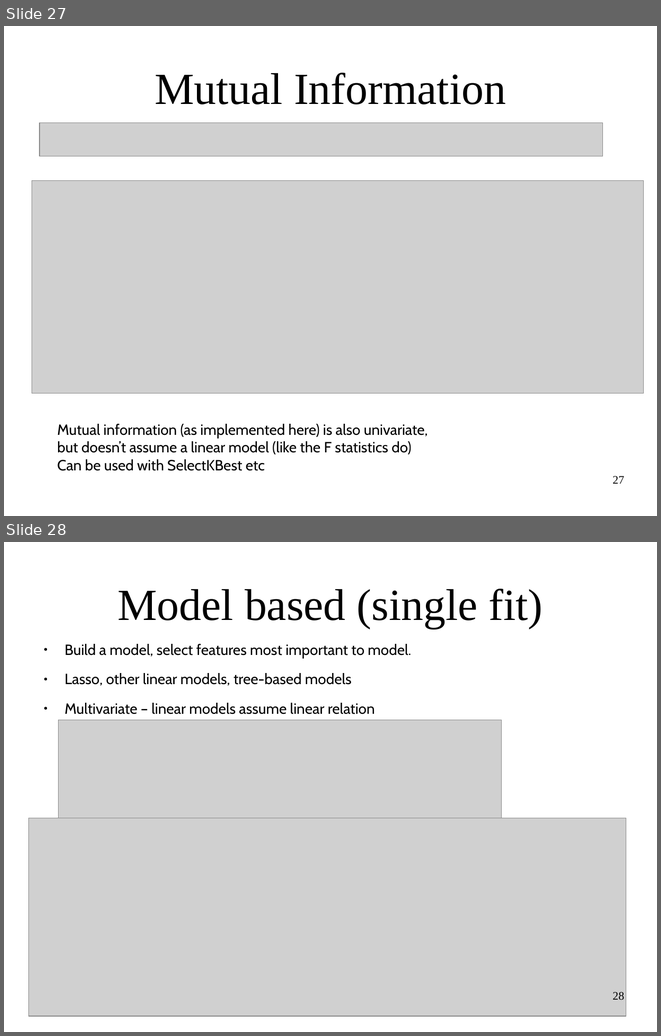
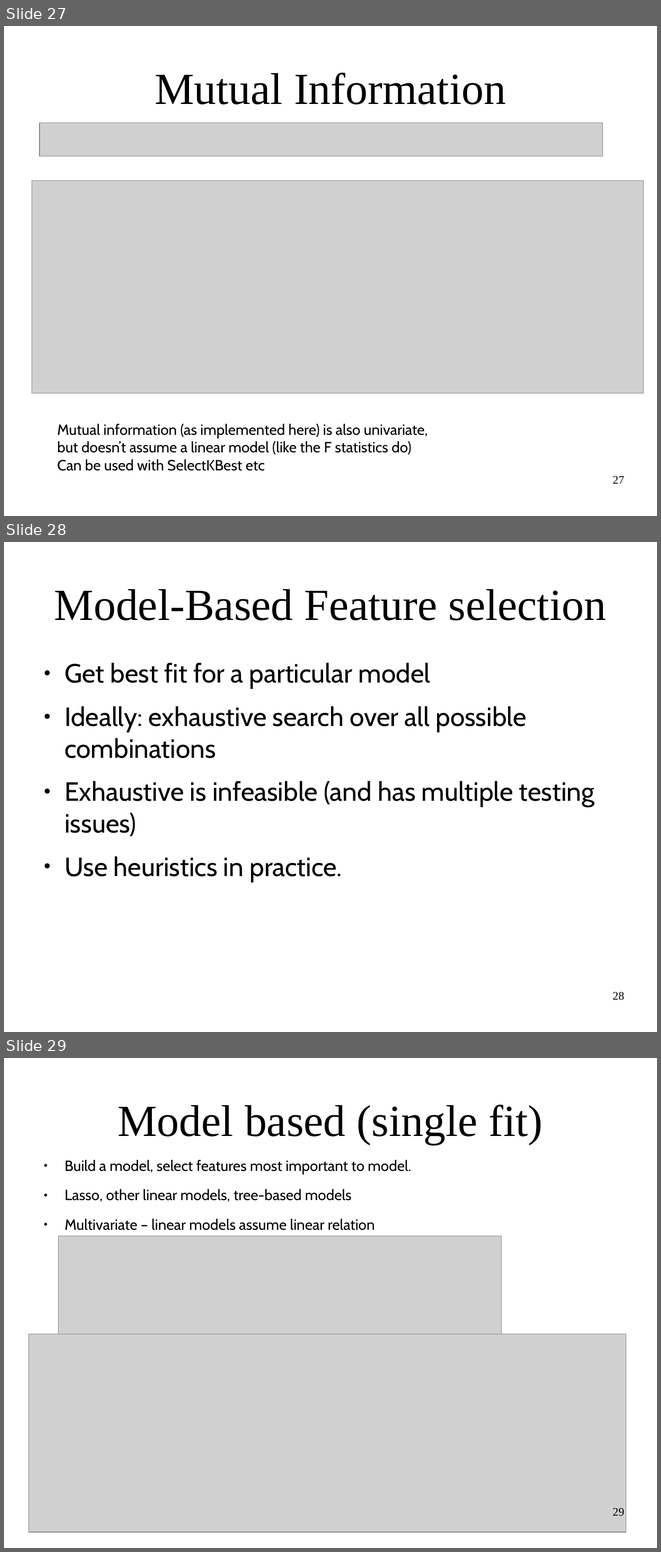
Before and after one commit to amueller/applied_ml_spring_2017, a slide deck: slides/aml-08-021317.odp. Shown one above the other, each under a label of ours: slides 27 and 28 before the commit, slides 27, 28 and 29 after it. The pictures are 661x1036 and 661x1552 pixels, drawn with LibreOffice and Linux fonts; fonts in the diff are those of the drawing; grey boxes stand for pictures. Boxes give left, top, right and bottom in pixels: in the first picture for what was removed or moved away, otherwise in the second. Text is boxed around its words. In the diff, an @@ line names an element or a change of style, - is before the commit and + after.

```diff
--- a/slides/aml-08-021317.odp
+++ b/slides/aml-08-021317.odp
@@ slide 28 added at [4,542,657,1032], background #FFFFFF @@
@@ title added at [54,589,606,620], 54 pt, text #000000 @@
+Model-Based Feature selection
@@ text added at [64,662,594,881], 32 pt, text #000000 @@
+● Get best fit for a particular model
+● Ideally: exhaustive search over all possible combinations
+● Exhaustive is infeasible (and has multiple testing issues)
+● Use heuristics in practice.
@@ page number added at [612,991,624,1000], 14 pt, text #000000 @@
+28
@@ what was slide 28 is now slide 29 @@
@@ page number at [612,1507,624,1516]: text changed @@
-28
+29
```
Also in this commit, not shown: 4 other slides added, 1 slide removed, 2 other files.
